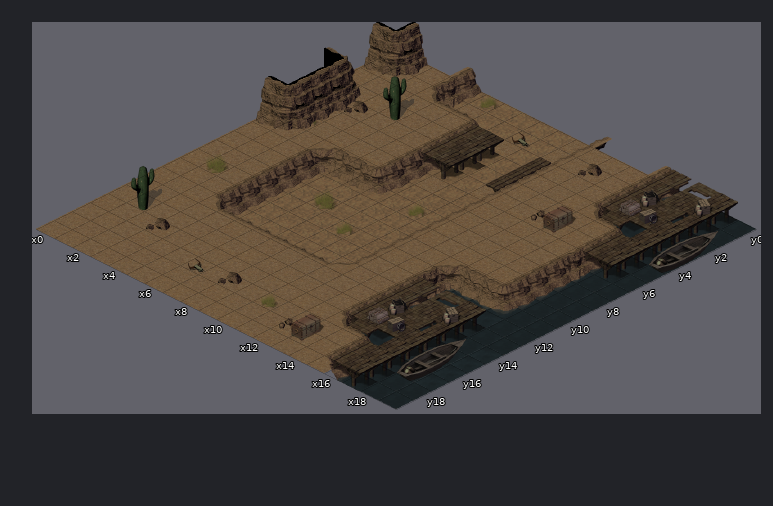
Two versions of a level (Tiled map, source/isometric.tmx). Above, as it was before the edit.
Cells are 64x32 px. Isometric: x runs down to the right, y down to the left. Shown: x 0..19, y 0..19.
The result:
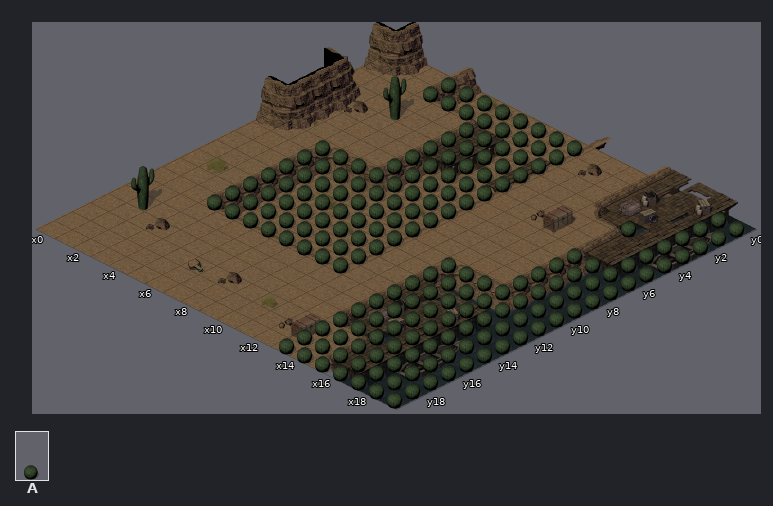
Key: from "desert": A 201.
_ is an empty cell.
Tiles of an added or newly shown layer are drawn over the layers below it.
Changes in this commit:
{"where": "layer \"collision\" (now shown)"}
{"y":0,"x":3,"old":"________","new":"AAAAAAAA"}
{"y":0,"x":18,"old":"__","new":"AA"}
{"y":1,"x":3,"old":"________","new":"AAAAAAAA"}
{"y":1,"x":18,"old":"__","new":"AA"}
{"y":2,"x":6,"old":"_____","new":"AAAAA"}
{"y":2,"x":18,"old":"__","new":"AA"}
{"y":3,"x":6,"old":"_____","new":"AAAAA"}
{"y":3,"x":16,"old":"_","new":"A"}
{"y":3,"x":18,"old":"__","new":"AA"}
{"y":4,"x":6,"old":"_____","new":"AAAAA"}
{"y":4,"x":18,"old":"__","new":"AA"}
{"y":5,"x":6,"old":"_____","new":"AAAAA"}
{"y":5,"x":18,"old":"__","new":"AA"}
{"y":6,"x":6,"old":"_____","new":"AAAAA"}
{"y":6,"x":16,"old":"____","new":"AAAA"}
{"y":7,"x":3,"old":"________","new":"AAAAAAAA"}
{"y":7,"x":16,"old":"____","new":"AAAA"}
{"y":8,"x":3,"old":"________","new":"AAAAAAAA"}
{"y":8,"x":16,"old":"____","new":"AAAA"}
{"y":9,"x":3,"old":"________","new":"AAAAAAAA"}
{"y":9,"x":16,"old":"____","new":"AAAA"}
{"y":10,"x":3,"old":"________","new":"AAAAAAAA"}
{"y":10,"x":13,"old":"_______","new":"AAAAAAA"}
{"y":11,"x":3,"old":"________","new":"AAAAAAAA"}
{"y":11,"x":13,"old":"_______","new":"AAAAAAA"}
{"y":12,"x":3,"old":"________","new":"AAAAAAAA"}
{"y":12,"x":13,"old":"_______","new":"AAAAAAA"}
{"y":13,"x":3,"old":"________","new":"AAAAAAAA"}
{"y":13,"x":13,"old":"_______","new":"AAAAAAA"}
{"y":14,"x":13,"old":"_______","new":"AAAAAAA"}
{"y":15,"x":13,"old":"_______","new":"AAAAAAA"}
{"y":16,"x":13,"old":"_______","new":"AAAAAAA"}
{"y":17,"x":13,"old":"_______","new":"AAAAAAA"}
{"y":18,"x":13,"old":"_______","new":"AAAAAAA"}
{"y":19,"x":13,"old":"_______","new":"AAAAAAA"}
{"label":"added","picture_box":[207,77,746,409]}
